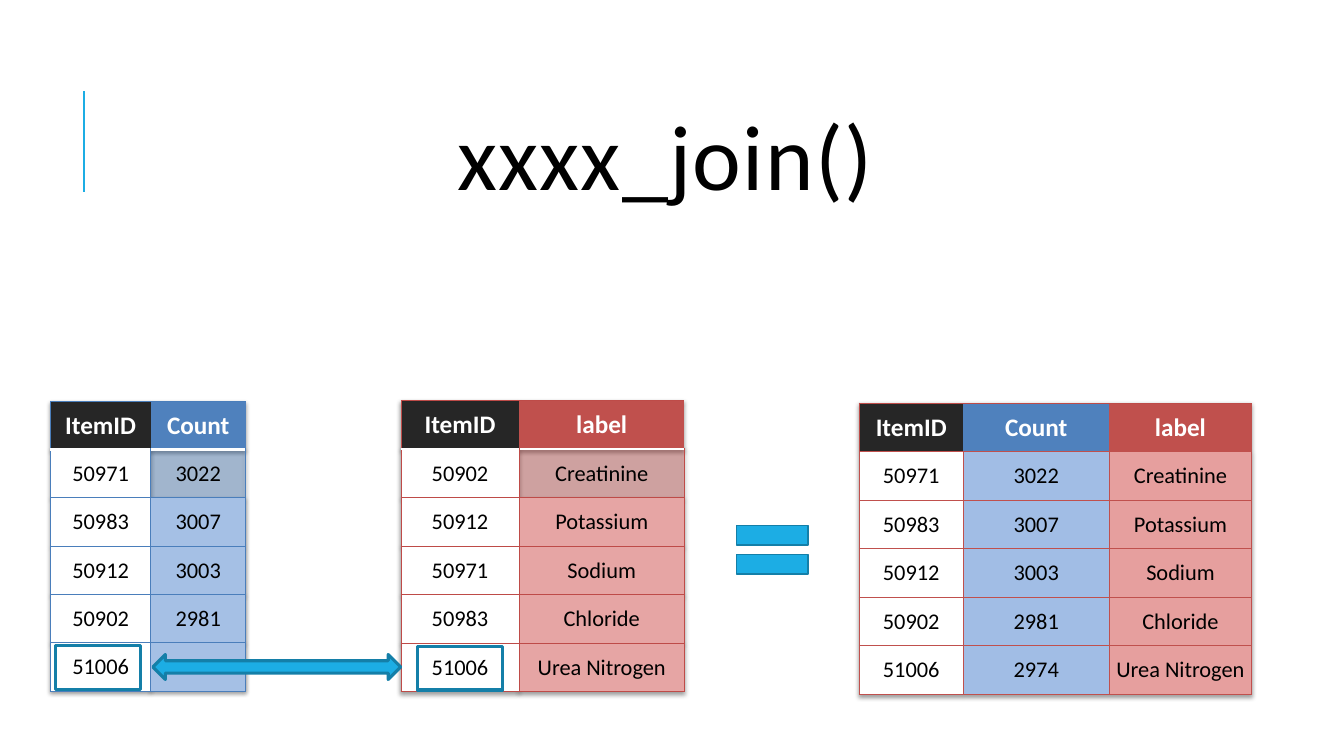
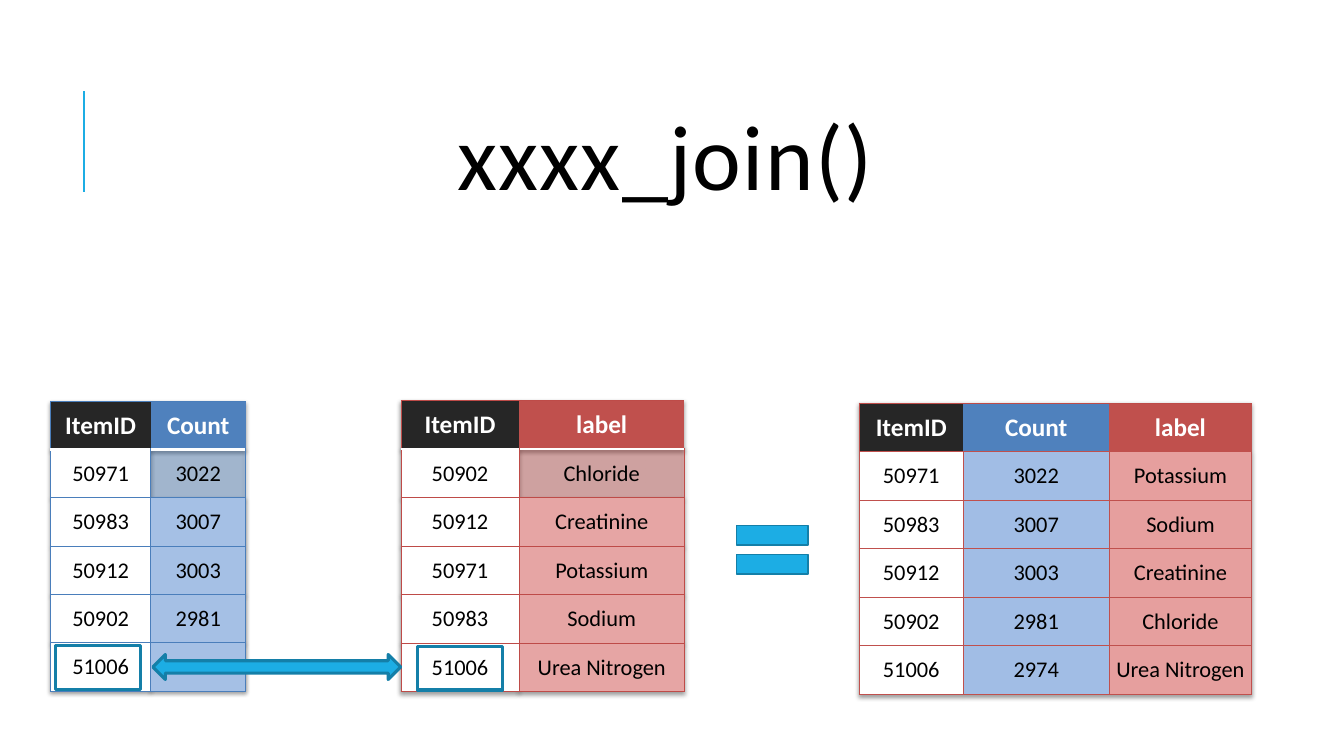
Before and after one commit to amromeo/api_r_int_db_24, a slide deck: slide 17 of presentations/03 - Joins.pptx. Drawn at 1344x756 pixels with LibreOffice and Linux fonts; fonts in the diff are those of the drawing. Boxes give left, top, right and bottom in pixels: in the first picture for what was removed or moved away, otherwise in the second. Text is boxed around its words. In the diff, an @@ line names an element or a change of style, - is before the commit and + after.

```diff
--- a/presentations/03 - Joins.pptx
+++ b/presentations/03 - Joins.pptx
@@ table at box(401, 401, 685, 693) @@
-row 2, column 2: Creatinine
+row 2, column 2: Chloride
-row 3, column 2: Potassium
+row 3, column 2: Creatinine
-row 4, column 2: Sodium
+row 4, column 2: Potassium
-row 5, column 2: Chloride
+row 5, column 2: Sodium
@@ table at box(859, 403, 1251, 695) @@
-row 2, column 3: Creatinine
+row 2, column 3: Potassium
-row 3, column 3: Potassium
+row 3, column 3: Sodium
-row 4, column 3: Sodium
+row 4, column 3: Creatinine
```
Also in this commit, not shown: 10 other slides changed, 3 slides added.
